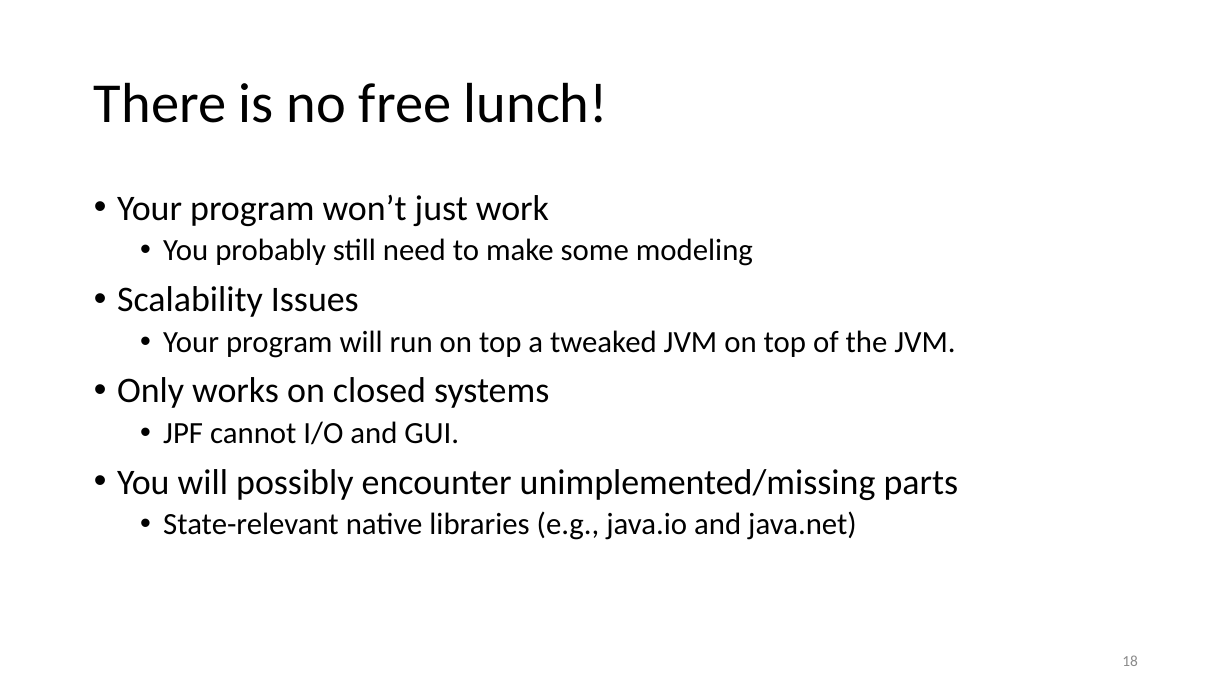
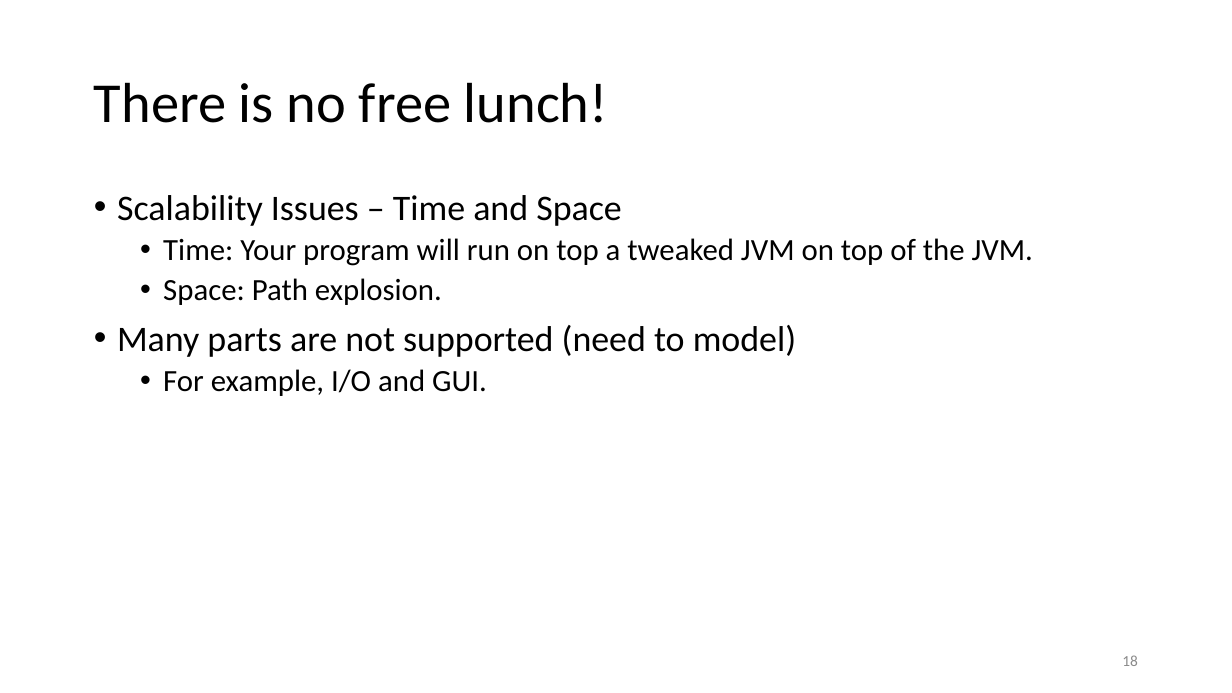
Before and after one commit to damorim/model-checking-tutorial, a slide deck: slide 18 of Program-Model-Checking.pptx. Drawn at 1232x693 pixels with LibreOffice and Linux fonts; fonts in the diff are those of the drawing. Boxes give left, top, right and bottom in pixels: in the first picture for what was removed or moved away, otherwise in the second. Text is boxed around its words. In the diff, an @@ line names an element or a change of style, - is before the commit and + after.

```diff
--- a/Program-Model-Checking.pptx
+++ b/Program-Model-Checking.pptx
@@ text at bbox=[117, 195, 1033, 396]: text changed @@
-• Your program won’t just work
-  • You probably still need to make some modeling
-• Scalability Issues
-  • Your program will run on top a tweaked JVM on top of the JVM.
-• Only works on closed systems
-  • JPF cannot I/O and GUI.
-• You will possibly encounter unimplemented/missing parts
-  • State-relevant native libraries (e.g., java.io and java.net)
+• Scalability Issues – Time and Space
+  • Time: Your program will run on top a tweaked JVM on top of the JVM.
+  • Space: Path explosion.
+• Many parts are not supported (need to model)
+  • For example, I/O and GUI.
```
Also in this commit, not shown: 4 other slides changed, 1 other file.
